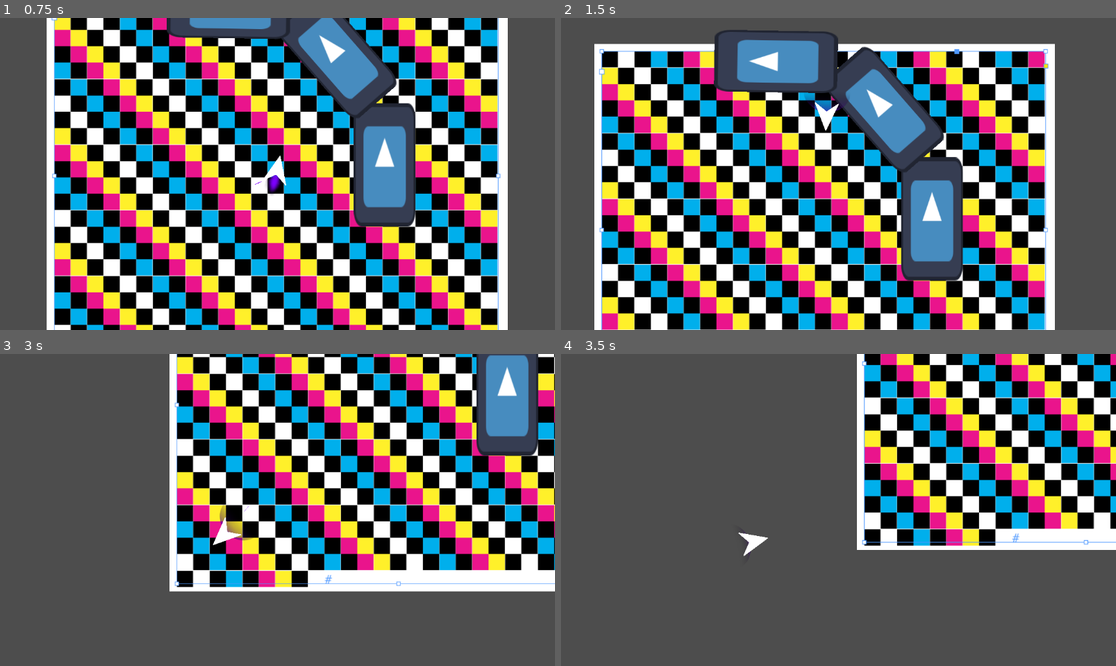
Above: before the commit, frames 1-4 (two rows, left to right).
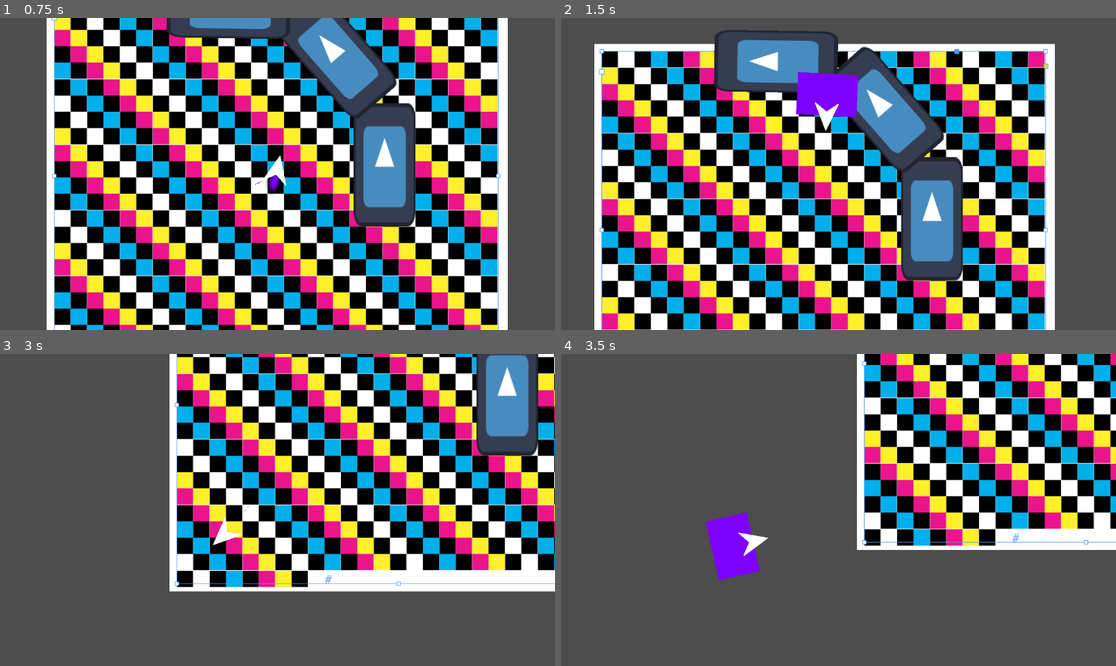
Above: after the commit, the same moments.

Repository: ParadoxArcher/Angle_Advantage
Game: Godot game, scene res://Scenes/GameScene.tscn
The game is run twice, just before and just after one commit, with the same random seed, the same clock (stepped at 60 frames per second) and the same inputs. The engine's default icon, where the game draws it, is replaced by a stand-in: a white triangle on a blue panel in a dark square.
Inputs:
- Up to frame 1 (0.75 s): tap Enter at 0.5 s; hold D (RotateRight) from 0.53 s (still down); hold W (Boost) from 0.53 s (still down)
- Up to frame 2 (1.5 s): release D (RotateRight) at 1.28 s; release W (Boost) at 1.28 s; hold S (Back) from 1.28 s (still down); tap Space (Dodge) at 1.35 s
- Up to frame 3 (3 s): release S (Back) at 2.03 s; hold W (Boost) 2.03-2.78 s; hold D (RotateRight) from 2.03 s (still down); tap Space (Dodge) at 2.85 s
- Up to frame 4 (3.5 s): keep holding D (RotateRight)

Frame 1 is identical in both runs. In frame 2, 1.4% of the frame differs, in the area x 42-54%, y 17-32%; in frame 3, 0.2%; in frame 4, 1.4%, in the area x 26-36%, y 50-73%.

Commit message:
vault backup: 2025-03-12 12:12:06

Diff:
--- a/zProject Files/Godot/Scripts/PlayerScript.gd
+++ b/zProject Files/Godot/Scripts/PlayerScript.gd
@@ -109,7 +109,8 @@
 	if RotaAccel[0] != RotaAccel[1]:
 		RotaAccel[0] -= clampf((RotaAccel[0] - RotaAccel[1] ) * RotaAccel[2], 0, RotaAccel[0] - RotaAccel[1])
 
-	boost_sprite.material.set_shader_parameter("GreenFilter", .8 - (velocity.length() / MaxSpeed * .8 )) # VFX
+	var GreenFilterScaler = ((1 + velocity.dot(Vector2(-sin(rotation - PI/2), cos(rotation - PI/2))) ) / 2 ) / MaxSpeed
+	boost_sprite.material.set_shader_parameter("GreenFilter", .8 - GreenFilterScaler * .8) # VFX
 	#endregion
 
 	#region Collision --- Crash && WallBounce
@@ -132,7 +133,6 @@
 		#BounceVFX[0] += clampf(BounceVFX[1], 0, 1 - BounceVFX[0])
 		#boost_sprite.material.set_shader_parameter("GreenFilter", clampf(BounceVFX[0], 0, 1))
 	#endregion
-	print((1 + velocity.normalized().dot(Vector2(sin(rotation - PI/2), cos(rotation - PI/2))) ) / 2)
 
 #region Graphics Variables
 ##Markers Variables
Not shown, changed: .obsidian/workspace.json
Not shown, changed: DevNotes/ToDoList.md
Not shown, removed: zReferences/Excalidraw/Drawing 2025-03-12 11.44.59.excalidraw.md
